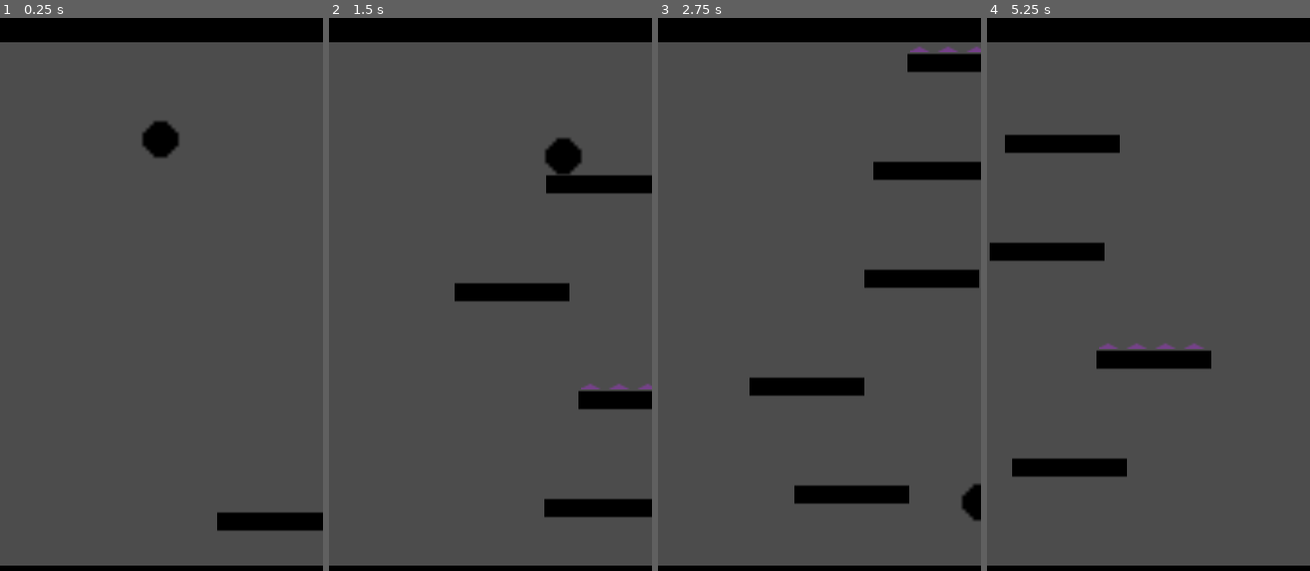
Above: before the commit, frames 1-4 (left to right).
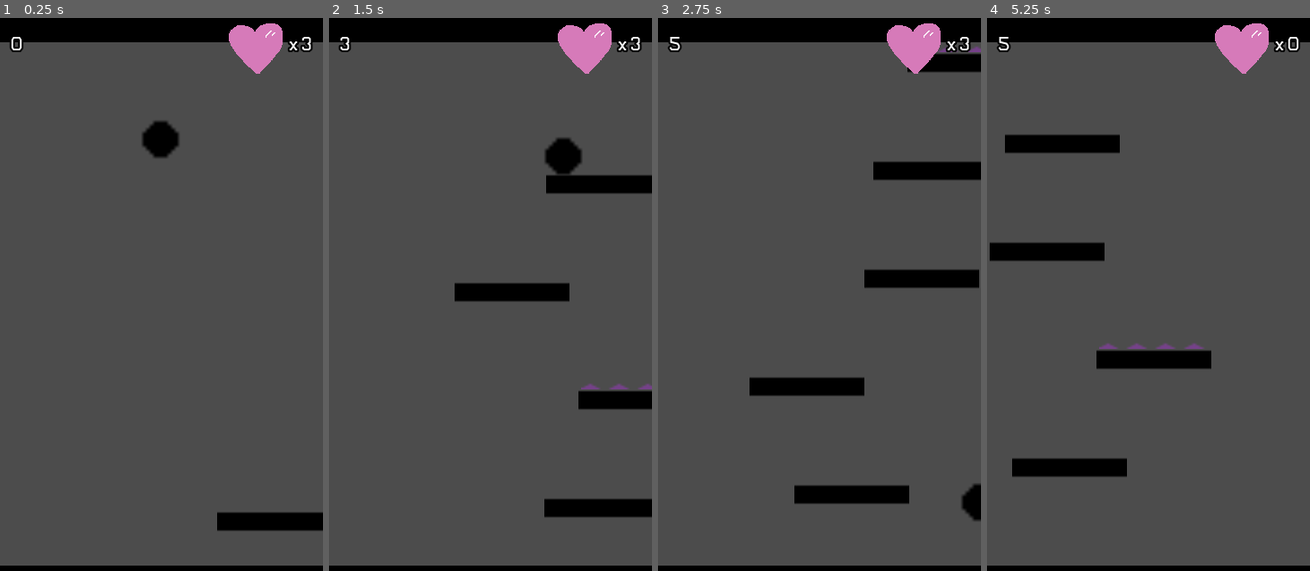
Above: after the commit, the same moments.

Repository: fralcalde/RapidRoll
Game: Godot game, scene res://Scenes/Main.tscn
Two runs of this game, one before a commit and one after it. Both use one fixed random seed, a clock stepped at 60 frames per second and the inputs below. This scene is started directly instead of the project's main scene.
Inputs:
- Up to frame 1 (0.25 s): no input
- Up to frame 2 (1.5 s): tap Enter (ui_accept) at 0.5, 0.77 s; hold Right (ui_right) 0.53-1.28 s; hold Left (ui_left) from 1.28 s (still down)
- Up to frame 3 (2.75 s): tap Enter (ui_accept) at 1.52 s; release Left (ui_left) at 2.03 s; hold Right (ui_right) from 2.03 s (still down)
- Up to frame 4 (5.25 s): tap Enter (ui_accept) at 3.02, 3.77, 4.52 s; release Right (ui_right) at 3.53 s; hold Left (ui_left) from 3.53 s (still down)

The runs differ from the first frame. In frame 1, 1.3% of the frame differs, in the area x 3-97%, y 0-11%; in frame 2, 1.2%; in frame 3, 1.3%; in frame 4, 1.3%.

Commit message:
Agregado el HUD a la escena Game

Diff:
--- a/Scenes/Game.tscn
+++ b/Scenes/Game.tscn
@@ -1,9 +1,10 @@
-[gd_scene load_steps=5 format=2]
+[gd_scene load_steps=6 format=2]
 
 [ext_resource path="res://Scripts/Game.gd" type="Script" id=1]
 [ext_resource path="res://Scenes/Piso.tscn" type="PackedScene" id=2]
 [ext_resource path="res://Scenes/Techo.tscn" type="PackedScene" id=3]
 [ext_resource path="res://Scenes/PlatformsSpawner.tscn" type="PackedScene" id=4]
+[ext_resource path="res://Scenes/HUD/Hud.tscn" type="PackedScene" id=5]
 
 [node name="Game" type="Node2D"]
 script = ExtResource( 1 )
@@ -44,5 +45,9 @@
 margin_bottom = 71.0
 rect_scale = Vector2( 5, 5 )
 
+[node name="HUDLayer" type="CanvasLayer" parent="."]
+
+[node name="HUD" parent="HUDLayer" instance=ExtResource( 5 )]
+
 [connection signal="timeout" from="Timer_Score" to="." method="_on_Timer_timeout"]
 [connection signal="timeout" from="Timer_Spawn" to="." method="_on_Timer_Spawn_timeout"]
--- a/Scripts/Game.gd
+++ b/Scripts/Game.gd
@@ -10,13 +10,14 @@
 onready var score = 0
 onready var timer_score = $Timer_Score
 onready var timer_spawn = $Timer_Spawn
-onready var hud_score = $Score/RichTextLabel
-onready var hud_vidas = $vidas/RichTextLabel
+onready var HUD = $HUDLayer/HUD
+#onready var hud_score = $Score/RichTextLabel
+#onready var hud_vidas = $vidas/RichTextLabel
 
 
 func _ready():
-	hud_score.text = "0"
-	hud_vidas.text = str(vidas)
+	HUD.set_score(score)
+	HUD.set_vidas(vidas)
 	spawn_position.position.x = get_viewport().size.x / 2
 	spawn_position.position.y = 130
 	_spawn_player()
@@ -38,13 +39,12 @@
 		timer_score.stop()
 		print("Game Over")
 
-	hud_vidas.text = str(vidas)
+	HUD.set_vidas(vidas)
 
 
 func _on_Timer_timeout():
 	score += 1
-	hud_score.text = str(score)
-	#print(score)
+	HUD.set_score(score)
 
 
 func _on_Timer_Spawn_timeout():
--- a/Scripts/HUD/HUD.gd
+++ b/Scripts/HUD/HUD.gd
@@ -1,9 +1,15 @@
 extends Control
 
+onready var vidas_counter = $LivesCounter
+onready var score_counter = $ScoreCounter
 
-# Called when the node enters the scene tree for the first time.
-func _ready():
-	pass # Replace with function body.
+
+func set_vidas(_vidas):
+	vidas_counter.vidas = _vidas
+
+
+func set_score(_score):
+	score_counter.score = _score
 
 
 #func _unhandled_key_input(event):
--- a/project.godot
+++ b/project.godot
@@ -38,10 +38,9 @@
 
 [display]
 
-window/size/width=720
-window/size/height=1280
-window/size/test_width=360
-window/size/test_height=640
+window/size/width=360
+window/size/height=640
+window/stretch/mode="2d"
 
 [gui]
 
